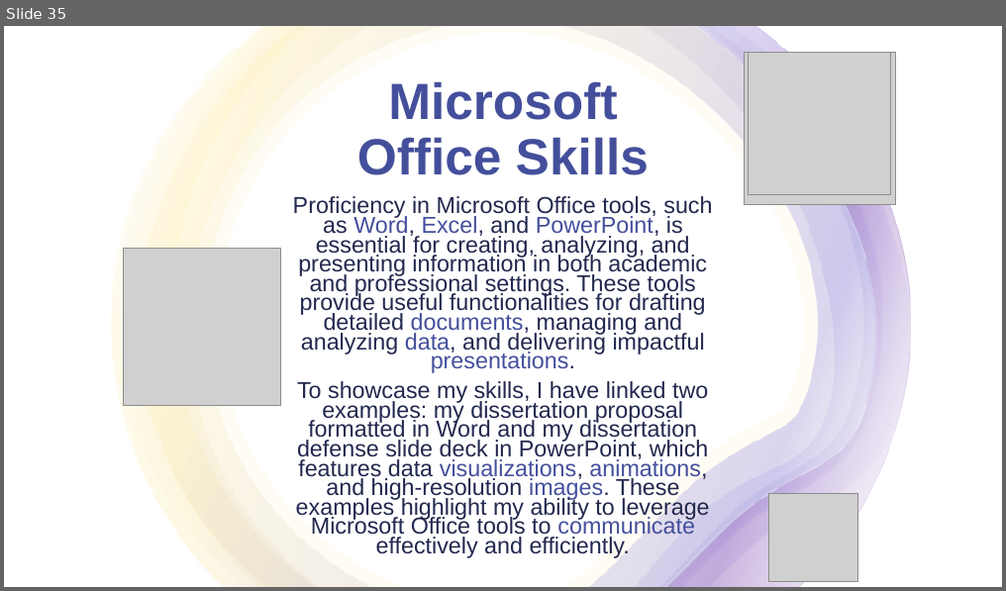
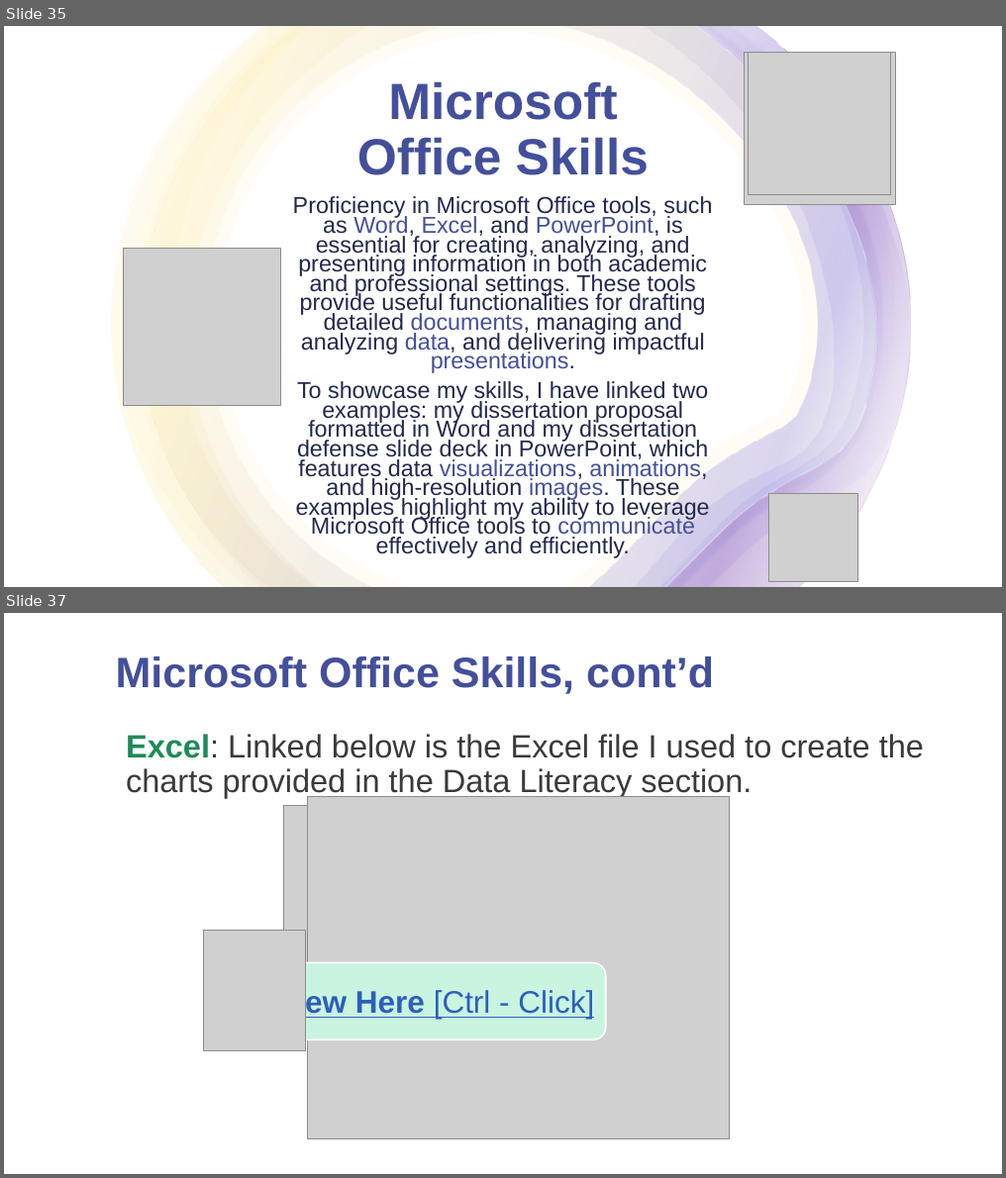
Before and after one commit to CSCI-1100/class_resources_public, a slide deck: downloads/digital_citizenship_audit_example.pptx. Shown one above the other, each under a label of ours: slide 35 before the commit, slides 35 and 37 after it; the slides between them are not shown. The pictures are 1006x591 and 1006x1178 pixels, drawn with LibreOffice and Linux fonts; fonts in the diff are those of the drawing; grey boxes stand for pictures; background and template pictures are left out. Boxes give left, top, right and bottom in pixels: in the first picture for what was removed or moved away, otherwise in the second. Text is boxed around its words. In the diff, an @@ line names an element or a change of style, - is before the commit and + after.

```diff
--- a/downloads/digital_citizenship_audit_example.pptx
+++ b/downloads/digital_citizenship_audit_example.pptx
@@ slide 37 added at (4, 613, 1002, 1174), background picture (left out) @@
@@ title added at (116, 657, 714, 694), 41 pt, text #444F9C, bold @@
+Microsoft Office Skills, cont’d
@@ text added at (126, 734, 924, 798), 31 pt, text #3A3A3A @@
+Excel: Linked below is the Excel file I used to create the charts provided in the Data Literacy section.
@@ picture added at (284, 805, 650, 1040) @@
@@ picture added at (307, 796, 730, 1140) @@
@@ picture added at (204, 931, 306, 1051) @@
@@ rounded rectangle added at (218, 963, 606, 1041), fill #C8F4E0, outline #FFFFFF 1.5 pt, 30 pt, text #2D5EBF, underline @@
+View Here [Ctrl - Click]
```
Also in this commit, not shown: 13 slides changed, 2 other files.
